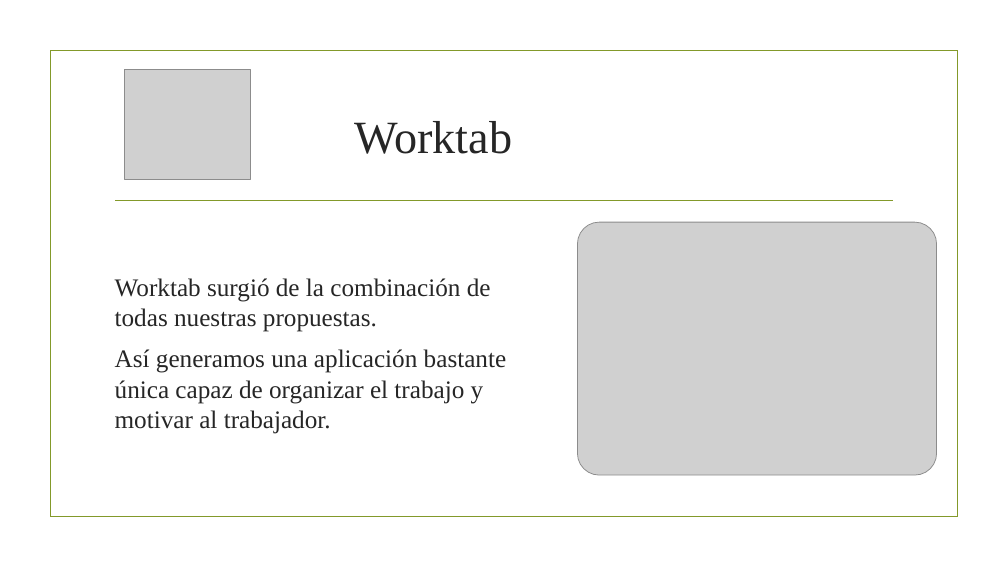
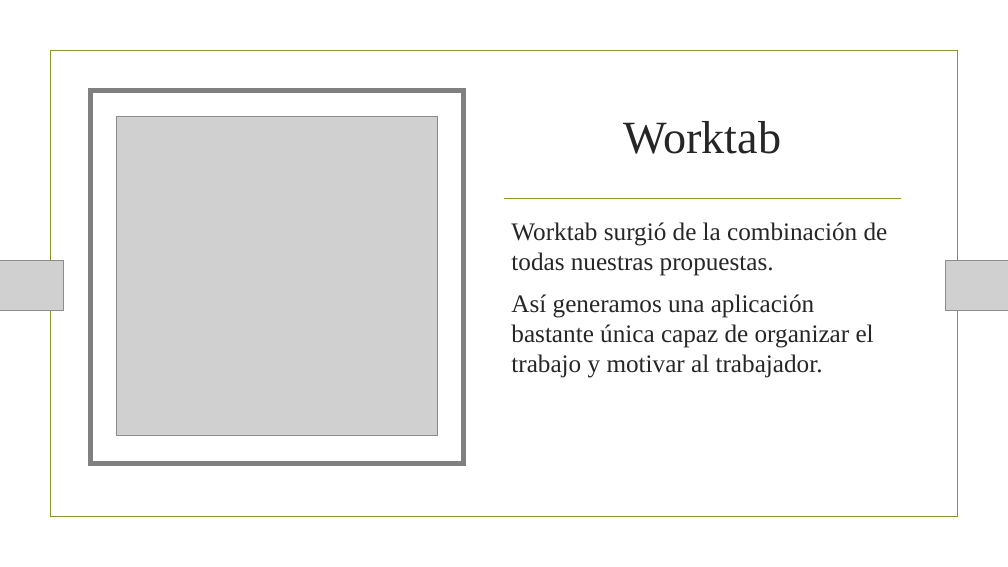
Before and after one commit to HectorSanchezLuque/PIdam2122verde, a slide deck: slide 3 of doc/worktab.pptx. Drawn at 1008x567 pixels with LibreOffice and Linux fonts; fonts in the diff are those of the drawing; grey boxes stand for pictures; background and template pictures are left out. Boxes give left, top, right and bottom in pixels: in the first picture for what was removed or moved away, otherwise in the second. Text is boxed around its words. In the diff, an @@ line names an element or a change of style, - is before the commit and + after.

```diff
--- a/doc/worktab.pptx
+++ b/doc/worktab.pptx
@@ rectangle removed at (50,51,957,517) @@
@@ rectangle added at (50,51,957,517), outline #83992A 1.25 pt @@
@@ picture removed at (124,70,250,179) @@
@@ title "Worktab": place and size @@
-title "Worktab" at (354,121,512,154)
+title "Worktab" at (623,121,781,154)
@@ rectangle added at (90,90,464,464), fill #FFFFFF, outline #808080 4.5 pt @@
@@ picture: place and size @@
-picture at (578,222,937,476)
+picture at (116,116,437,436)
@@ line removed from (116, 200) to (893, 200) @@
@@ line added from (504, 199) to (901, 199), #83992A 1.25 pt @@
@@ text "Worktab surgió de la combinación ..." rewrapped from (115,278,506,434) to (511,222,888,378) @@
@@ picture added at (0,261,63,311) @@
@@ picture added at (946,261,1008,311) @@
```
Also in this commit, not shown: 9 other slides changed, 1 slide added, 1 slide removed.
